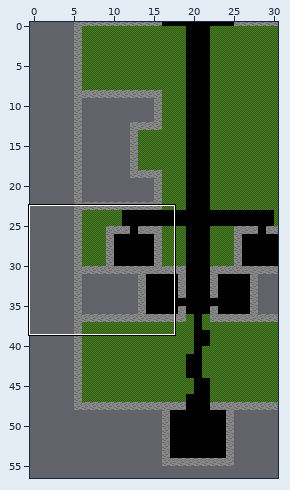
Tiled map, stored at Tyalband/tiled/town.tmx. The first picture is a wide view before the edit; the outline marks the close-up.
Close-up. Before the commit:
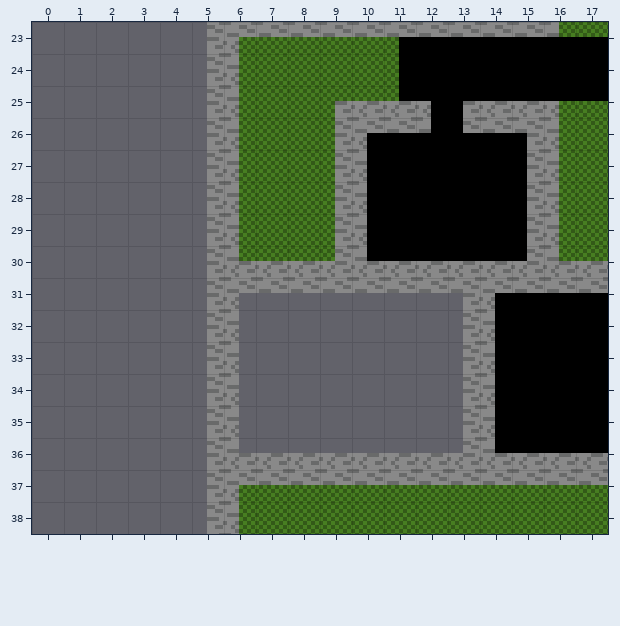
Cells are 8x8 px. Shown: x 0..17, y 23..38. The commit also changed other parts of the map, which this record leaves out. Layer "Tile Layer 1" is drawn 43,-12 px off the grid.
And afterwards:
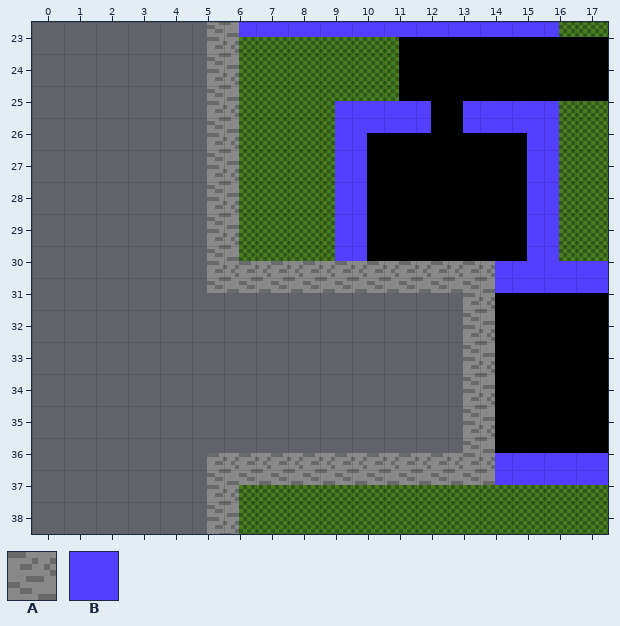
Key: from "town-spritesheet": A 0, B 1.
_ is an empty cell.
Changes in this commit:
Layer "Tile Layer 1":
The author changed tile A to tile B in row 24 at x 1 to 10; in row 27 at x 4 to 6 and 8 to 10; in rows 28 to 31 at x 4 and 10; in row 32 at x 9 to 12; in row 38 at x 9 to 12.
The author cleared tile A in rows 33 to 37 at x 0.
Boxes around the changes in both close-ups, in picture pixels (x1, y1, x2, y2):
changed: (239, 22, 559, 37)
changed: (335, 101, 431, 261)
changed: (463, 101, 608, 293)
removed: (207, 293, 239, 453)
changed: (495, 453, 608, 485)
